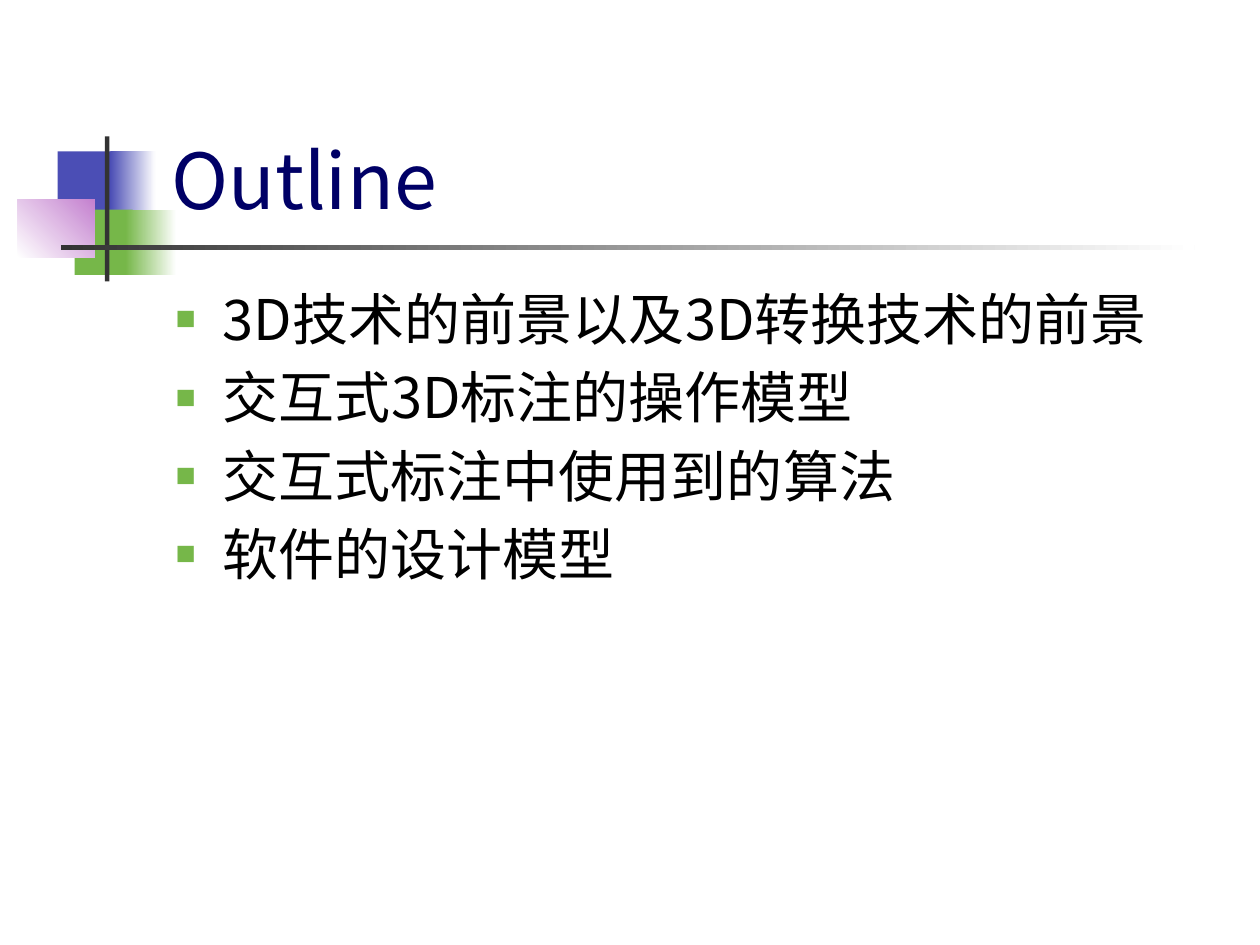
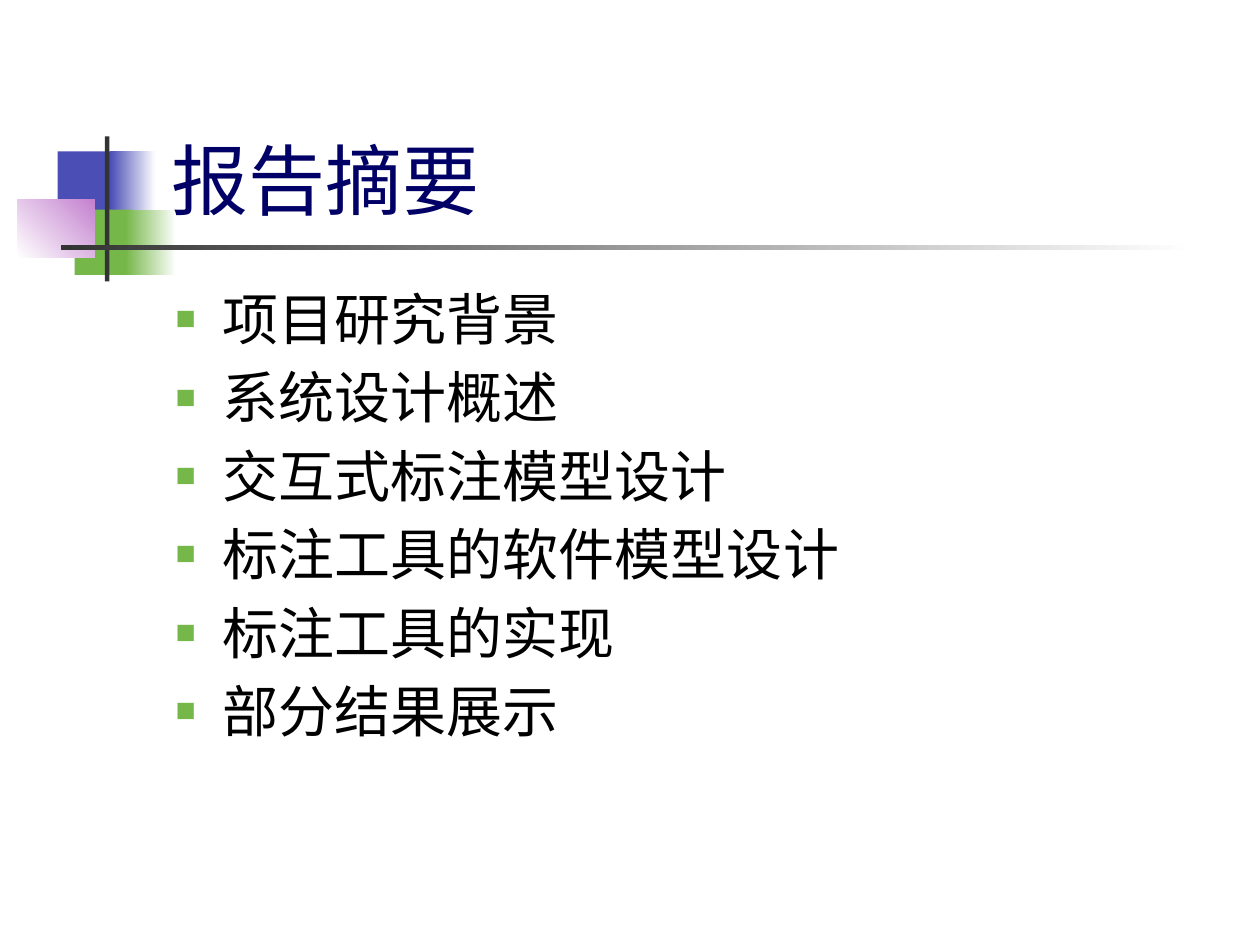
Before and after one commit to eric08/zja-graduation-design, a slide deck: slide 2 of OMG/毕设.pptx. Drawn at 1260x945 pixels with LibreOffice and Linux fonts; fonts in the diff are those of the drawing. Boxes give left, top, right and bottom in pixels: in the first picture for what was removed or moved away, otherwise in the second. Text is boxed around its words. In the diff, an @@ line names an element or a change of style, - is before the commit and + after.

```diff
--- a/OMG/毕设.pptx
+++ b/OMG/毕设.pptx
@@ title at [171,144,479,216]: text changed @@
-Outline
+报告摘要
@@ text at [223,292,839,737]: text changed @@
-■ 3D技术的前景以及3D转换技术的前景
-■ 交互式3D标注的操作模型
-■ 交互式标注中使用到的算法
-■ 软件的设计模型
+■ 项目研究背景
+■ 系统设计概述
+■ 交互式标注模型设计
+■ 标注工具的软件模型设计
+■ 标注工具的实现
+■ 部分结果展示
```
Also in this commit, not shown: 16 slides added, 1 slide removed, 13 other files.
